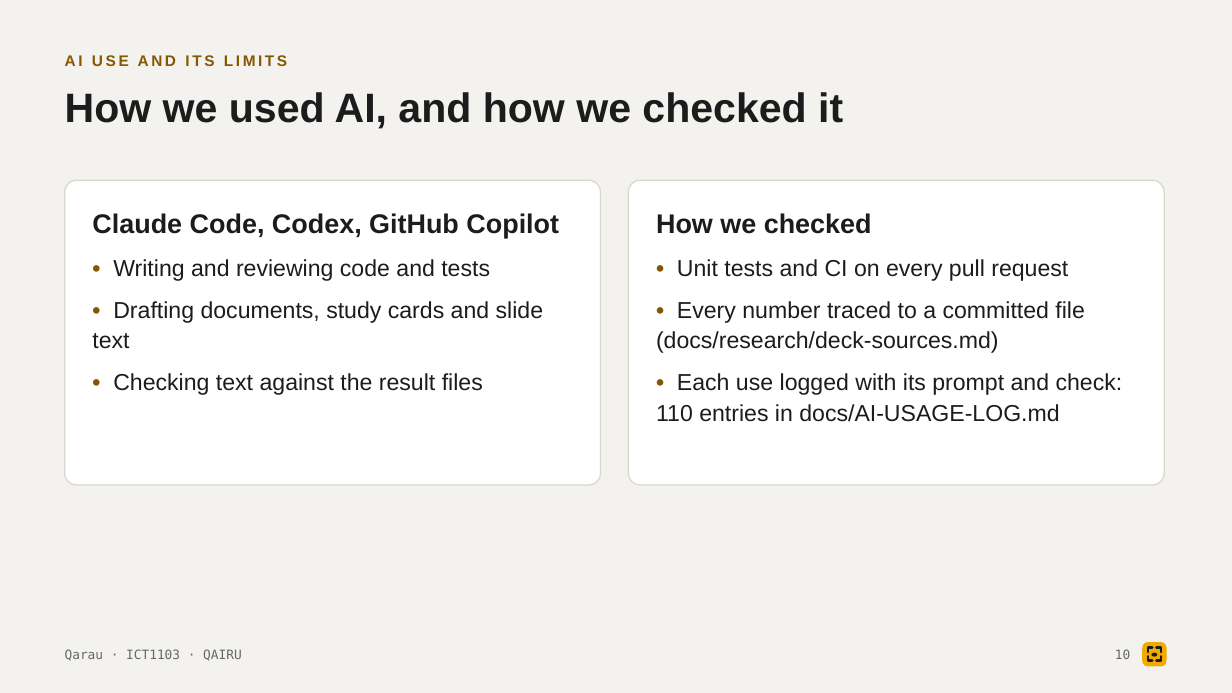
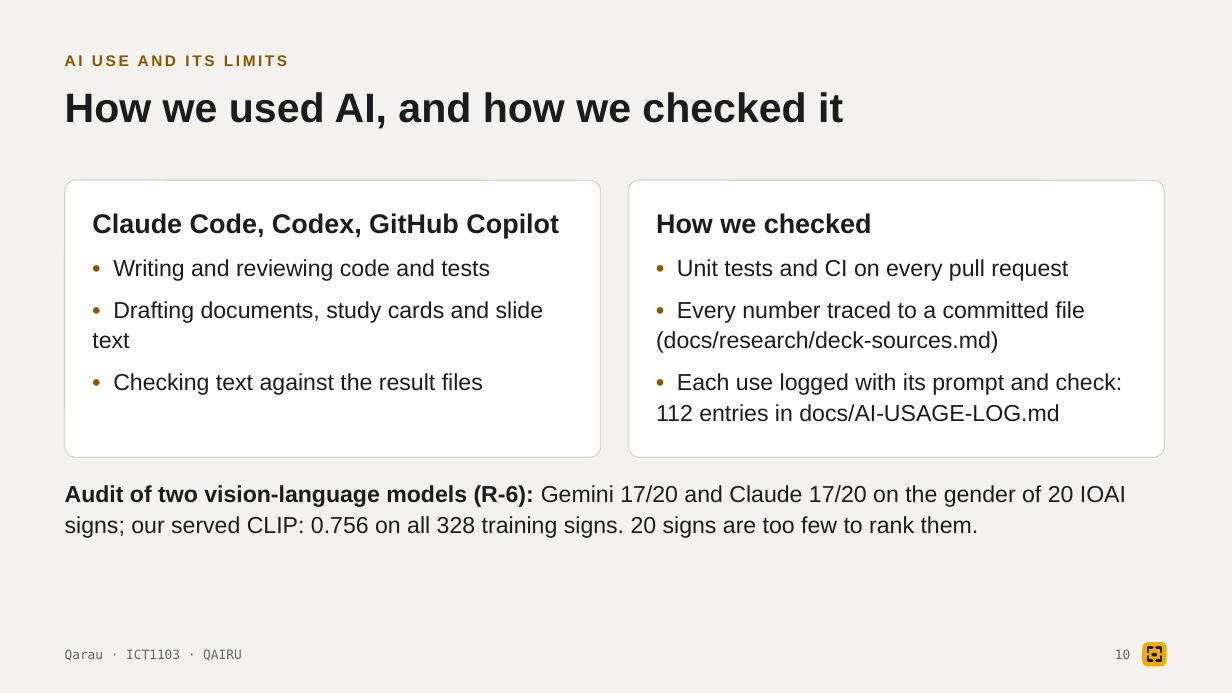
Before and after one commit to tairqaldy/jolscan-ict-final-1st-trimester, a slide deck: slide 10 of docs/deck/qarau-defense-deck.pptx. Drawn at 1232x693 pixels with LibreOffice and Linux fonts; fonts in the diff are those of the drawing. Boxes give left, top, right and bottom in pixels: in the first picture for what was removed or moved away, otherwise in the second. Text is boxed around its words. In the diff, an @@ line names an element or a change of style, - is before the commit and + after.

Commit message:
Slide 10 shows the R-6 audit; the report's CLIP gender number is the served zero-shot head
Slide 10 gets one line and one script sentence: Gemini 17/20 and Claude 17/20 on
the gender of 20 IOAI signs, our served CLIP 0.756 on all 328 training signs, and
'20 signs are too few to rank them'; make_deck.py reads them from
vlm-evaluation.md and runs/R1.json. The report called 0.741 'zero-shot, 5-fold
CV'; that is the logistic probe, so it now cites the zero-shot prompts the app
serves (0.756) and keeps 0.741 as the probe. Deck: 205 numbers, no open gaps,
8:02.

```diff
--- a/docs/deck/qarau-defense-deck.pptx
+++ b/docs/deck/qarau-defense-deck.pptx
@@ rounded rectangle: place and size @@
-rounded rectangle at (65,180,601,485)
+rounded rectangle at (65,180,601,457)
@@ rounded rectangle: place and size @@
-rounded rectangle at (628,180,1165,485)
+rounded rectangle at (628,180,1165,457)
@@ text at (656,373,1123,422): text changed @@
-• Each use logged with its prompt and check: 110 entries in docs/AI-USAGE-LOG.md
+• Each use logged with its prompt and check: 112 entries in docs/AI-USAGE-LOG.md
@@ text added at (65,485,1126,538), 18 pt, text #1B1C1E @@
+Audit of two vision-language models (R-6): Gemini 17/20 and Claude 17/20 on the gender of 20 IOAI signs; our served CLIP: 0.756 on all 328 training signs. 20 signs are too few to rank them.
```
Also in this commit, not shown: 1 other slide changed, 7 other files.
